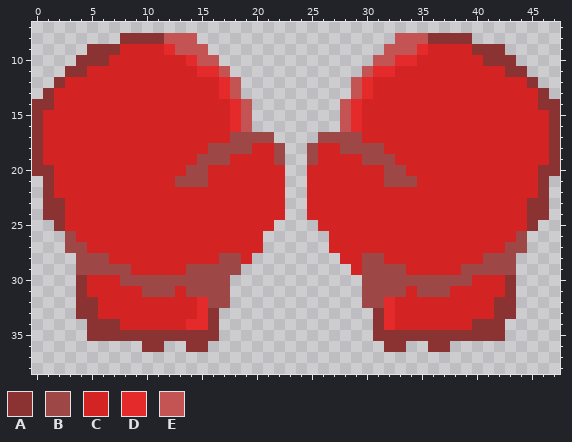
Pixel-art sprite -- Assets/sprites to place/gant de boxes.png. The picture above is the old version.
The file is 48x48 pixels. Shown: x 0..47, y 7..38.
Palette (. is transparent): A #8b3232  B #9d4747  C #d32323  D #e42a2a  E #c45454
And afterwards:
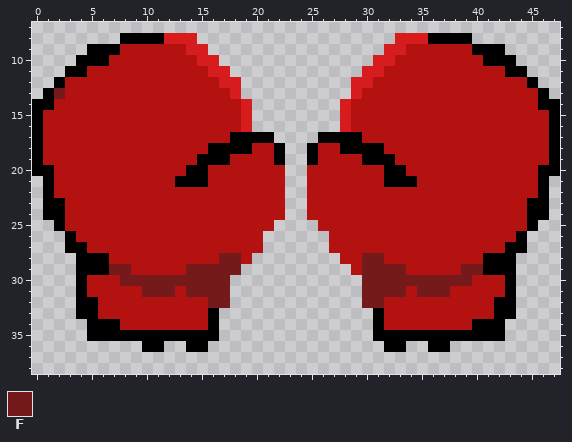
Colours new in this view: F #751a1a
Message: nouveaux skin gants
What changed:
Colour A changes from #8b3232 to #000000.
Colour C changes from #d32323 to #b41111.
Colour E changes from #c45454 to #d61c1c.
The edit turns colour B into colour A in row 17 at x 18 to 21 and 26 to 29; in row 18 at x 16 to 19, 22, 25 and 28 to 31; in row 19 at x 15 to 17, 22, 25 and 30 to 32; in row 20 at x 14 to 15 and 32 to 33; in row 21 at x 13 to 15 and 32 to 34; in row 26 at x 3 and 44.
The edit turns colour B into colour A in row 27 at x 3 to 4 and 43 to 44; in rows 28 to 29 at x 4 to 6 and 41 to 43.
The edit turns colour D into colour C in row 9 at x 12 and 35; in row 10 at x 14 and 33 to 34; in row 11 at x 15 and 32; in row 13 at x 17 and 30; in rows 14 to 16 at x 18 and 29; in rows 32 to 33 at x 15 and 32.
The edit turns colour D into colour C in row 34 at x 14 to 15 and 32.
The edit turns colour E into colour C in row 9 at x 13 and 34.
The edit turns colour D into colour E in row 11 at x 16 and 31; in row 12 at x 17 and 30.
The edit turns colour B into colour F in row 28 at x 17 to 18 and 30 to 31; in row 29 at x 7 to 8, 14 to 18, 30 to 33 and 39 to 40; in row 30 at x 8 to 17 and 30 to 39; in row 31 at x 10 to 12, 14 to 17, 30 to 33 and 35 to 37; in row 32 at x 16 to 17 and 30 to 31.
The edit turns colour C into colour F in row 13 at x 2.
